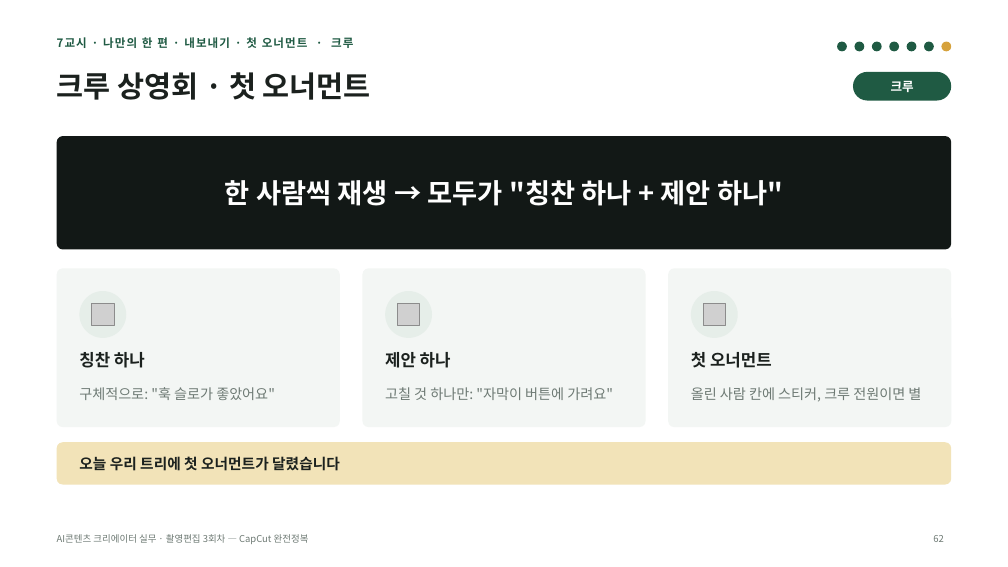
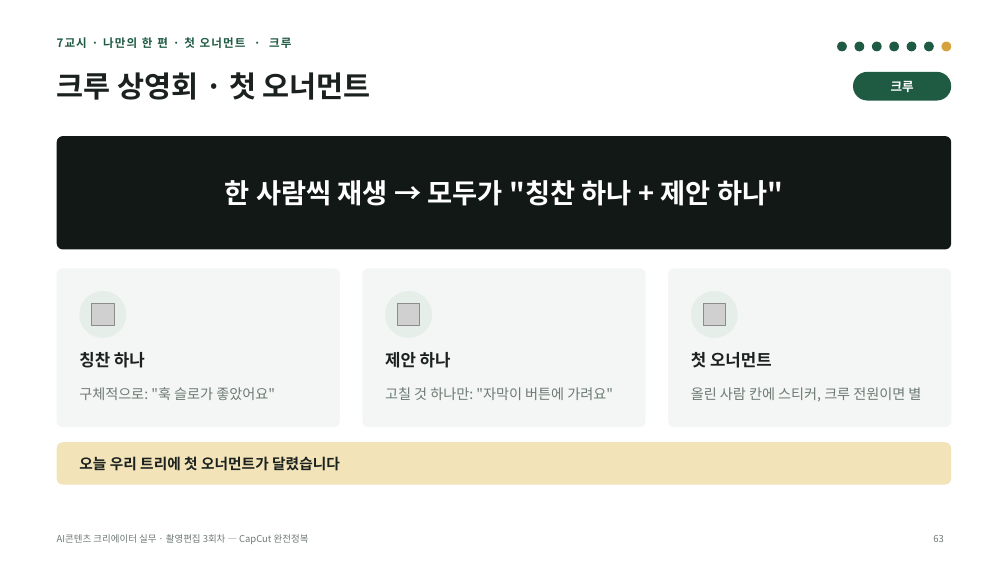
Before and after one commit to yujida/MARUBIT, a slide deck: slide 63 of lectures/03/3회차_CapCut완전정복_슬라이드.pptx (slide 62 before the commit). Drawn at 1008x567 pixels with LibreOffice and Linux fonts; fonts in the diff are those of the drawing; grey boxes stand for pictures. Boxes give left, top, right and bottom in pixels: in the first picture for what was removed or moved away, otherwise in the second. Text is boxed around its words. In the diff, an @@ line names an element or a change of style, - is before the commit and + after.

```diff
--- a/lectures/03/3회차_CapCut완전정복_슬라이드.pptx
+++ b/lectures/03/3회차_CapCut완전정복_슬라이드.pptx
@@ text at box(57, 37, 291, 48): text changed @@
-7교시 · 나만의 한 편 · 내보내기 · 첫 오너먼트 · 크루
+7교시 · 나만의 한 편 · 첫 오너먼트 · 크루
```
Also in this commit, not shown: 7 other slides changed, 1 slide added, 13 other files.
